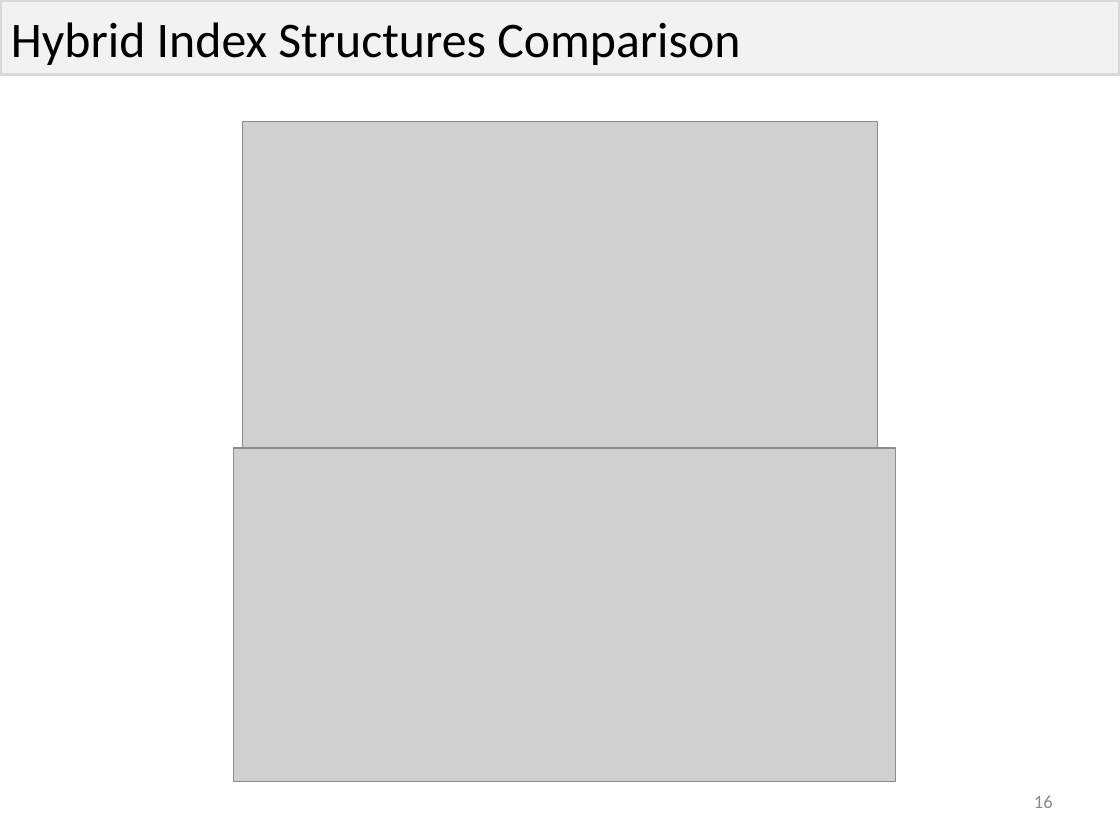
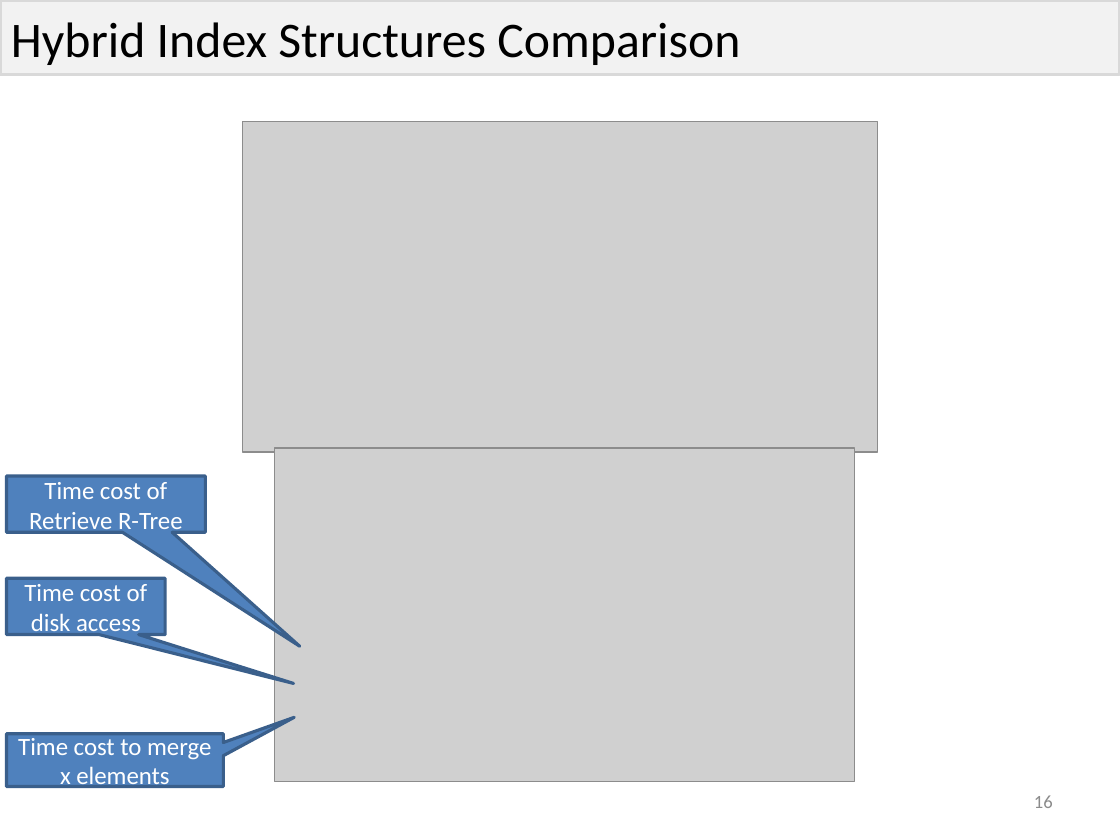
Before and after one commit to phvargas/cs834-f16, a slide deck: slide 16 of presentation-3/Presentation3.pptx. Drawn at 1120x840 pixels with LibreOffice and Linux fonts; fonts in the diff are those of the drawing; grey boxes stand for pictures. Boxes give left, top, right and bottom in pixels: in the first picture for what was removed or moved away, otherwise in the second. Text is boxed around its words. In the diff, an @@ line names an element or a change of style, - is before the commit and + after.

```diff
--- a/presentation-3/Presentation3.pptx
+++ b/presentation-3/Presentation3.pptx
@@ picture: place and size @@
-picture at bbox=[233, 448, 896, 782]
+picture at bbox=[274, 448, 855, 782]
@@ speech box added at bbox=[7, 476, 206, 532], fill #4F81BD, outline #3A5F8C 2 pt, 16 pt, text #FFFFFF @@
+Time cost of Retrieve R-Tree
@@ speech box added at bbox=[7, 578, 166, 634], fill #4F81BD, outline #3A5F8C 2 pt, 16 pt, text #FFFFFF @@
+Time cost of disk access
@@ speech box added at bbox=[7, 734, 224, 786], fill #4F81BD, outline #3A5F8C 2 pt, 16 pt, text #FFFFFF @@
+Time cost to merge x elements
```
Also in this commit, not shown: 1 slide added.
